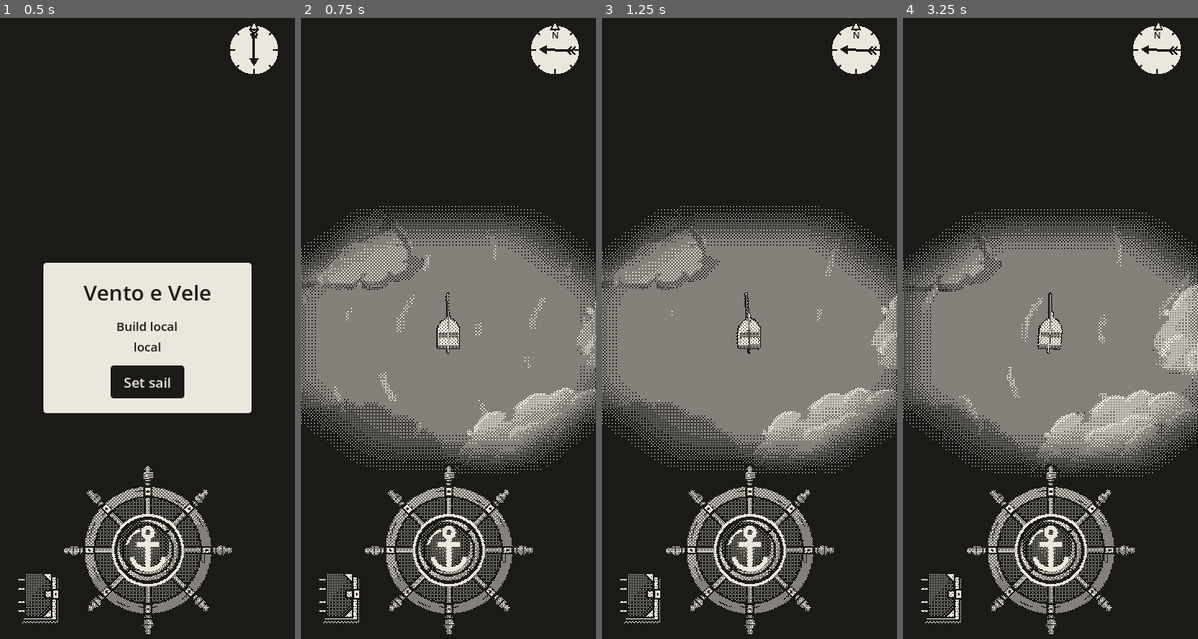
Above: before the commit, frames 1-4 (left to right).
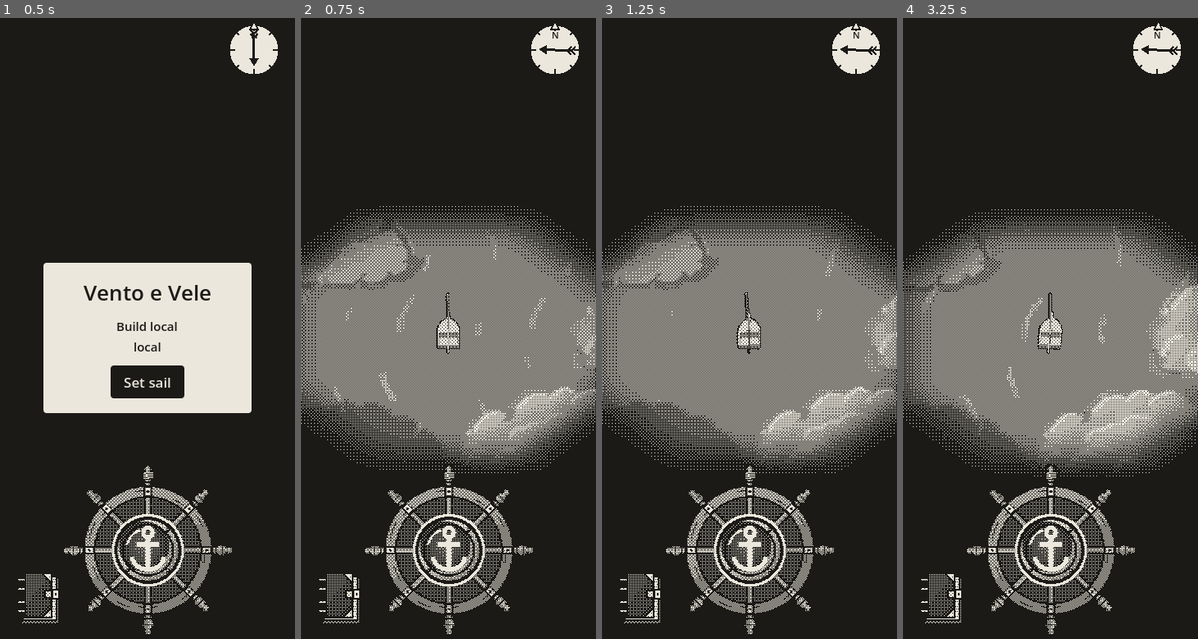
Above: after the commit, the same moments.

Repository: EnricoLabarile/Sail
Game: Godot game, scene res://Assets/Scenes/Overworld.tscn
The game is run twice, just before and just after one commit, with the same random seed, the same clock (stepped at 60 frames per second) and the same inputs.
Inputs (mouse positions are in pixels of both pictures, inside the frame that each line leads up to):
- Up to frame 1 (0.5 s): no input
- Up to frame 2 (0.75 s): click "Set sail" at 0.5 s
- Up to frame 3 (1.25 s): no input
- Up to frame 4 (3.25 s): tap Enter (ui_accept) at 1.25, 1.52 s; move the mouse to (1115, 303) at 1.27 s; hold Right (ui_right) 1.28-2 s; click (1115, 303) at 1.42 s; drag from (991, 371) to (1035, 471) at 2.02 s; move the mouse to (1080, 191) at 2.77 s; hold Right (ui_right) from 2.78 s (still down)

Frame 1 is identical in both runs. In frame 2, 0.1% of the frame differs, in the area x 1-100%, y 31-73%; in frame 3, less than 0.1%; in frame 4, 0.2%, in the area x 3-100%, y 31-74%.

Commit message:
Revert the dotted clouds (overlapping clouds z-fought); back to see-through clouds
Co-Authored-By: Claude Opus 5.5 <noreply@anthropic.com>
Claude-Session: https://claude.ai/code/session_0154zeqDuhZHz7ZXLE21BuMs

Diff:
--- a/Assets/Boat/boat.tscn
+++ b/Assets/Boat/boat.tscn
@@ -64,7 +64,6 @@
 transform = Transform3D(-4.371139e-08, 0, -1, 0, 1, 0, 1, 0, -4.371139e-08, 0, 0.23171997, 0)
 
 [node name="Camera3D" type="Camera3D" parent="." unique_id=1565566446]
-cull_mask = 1048571
 keep_aspect = 0
 projection = 1
 current = true
--- a/Assets/Boat/boat_outline.gdshader
+++ b/Assets/Boat/boat_outline.gdshader
@@ -13,7 +13,6 @@
 uniform vec4 outline_color : source_color = vec4(0.106, 0.102, 0.090, 1.0);   // ink (#1b1a17)
 uniform float outline_width = 1.5;   // how thick the line is, in phone points (the 360 x 800 screen)
 uniform float water_level = 0.0;     // the sea's height: boat below it is under water and gets no outline
-uniform float max_height = 8.0;      // solid things higher than this (the clouds) get no outline either
 
 void vertex() {
 	// Stretch the rectangle (a 1 x 1 QuadMesh, corners at -0.5 and 0.5) over the whole screen,
@@ -36,7 +35,7 @@
 	vec4 view = inv_projection * vec4(ndc, 1.0);
 	view.xyz /= view.w;
 	vec3 world = (inv_view * vec4(view.xyz, 1.0)).xyz;
-	return world.y > water_level && world.y < max_height;
+	return world.y > water_level;
 }
 
 void fragment() {
--- a/Assets/Landscape/clouds/cloud.gdshader
+++ /dev/null
@@ -1,31 +0,0 @@
-// A CLOUD, cut out in dots: every pixel is either cloud or what's under it, never a mix (1-bit, like the
-// rest). Where the picture is half see-through (its soft edge), only some of its pixels are kept, in the same
-// 4 x 4 Bayer pattern as the dither (dither.gdshader): the edge stays soft, made of dots.
-// Being solid (not see-through), it's drawn with the solid things: no blending, no sorting.
-// (In Unreal: a Masked material with a dithered opacity mask.)
-// The cloud map for the shadows doesn't use this: it sees soft copies of the clouds (clouds.gd).
-shader_type spatial;
-render_mode unshaded, cull_disabled;   // no light on it; both faces drawn
-
-uniform sampler2D cloud_tex : source_color, filter_linear_mipmap;   // the cloud's picture (its alpha = how solid)
-uniform float opacity : hint_range(0.0, 1.0) = 1.0;                 // less = fewer dots kept: a thinner cloud
-
-// The 4 x 4 Bayer pattern: 16 thresholds spread evenly, so any share of the pixels can be kept as even dots.
-const float BAYER[16] = float[16](
-	 0.0,  8.0,  2.0, 10.0,
-	12.0,  4.0, 14.0,  6.0,
-	 3.0, 11.0,  1.0,  9.0,
-	15.0,  7.0, 13.0,  5.0
-);
-
-void fragment() {
-	vec4 picture = texture(cloud_tex, UV);
-	// This pixel's threshold, from where it is on the screen (its cell in the 4 x 4 pattern).
-	ivec2 cell = ivec2(mod(floor(FRAGCOORD.xy), 4.0));
-	float threshold = (BAYER[cell.y * 4 + cell.x] + 0.5) / 16.0;
-	// Less solid than its threshold: not drawn here (the sea shows through).
-	if (picture.a * opacity < threshold) {
-		discard;
-	}
-	ALBEDO = picture.rgb;
-}
--- a/Assets/Landscape/clouds/cloud_shadow.gdshader
+++ b/Assets/Landscape/clouds/cloud_shadow.gdshader
@@ -25,7 +25,6 @@
 // How far the shadow moves sideways for every metre of height it falls (the sun's slant), on x and z.
 uniform vec2 sun_shift = vec2(0.27, 0.27);
 uniform float shadow_opacity = 0.35;        // how dark under a solid cloud: 0 = no shadow, 1 = black
-uniform float max_height = 8.0;             // solid things higher than this are the clouds themselves: no shadow on them
 
 void vertex() {
 	// Stretch the rectangle (a 1 x 1 QuadMesh, corners at -0.5 and 0.5) over the whole screen.
@@ -47,9 +46,6 @@
 	if (depth > 0.0) {
 		// Something solid here (land, boat): its depth tells where it is (the Compatibility renderer's way).
 		point = screen_to_world(ndc, depth * 2.0 - 1.0, INV_PROJECTION_MATRIX, INV_VIEW_MATRIX);
-		if (point.y > max_height) {
-			discard;   // a cloud (they're solid, so they're in the depth buffer too): it doesn't shade itself
-		}
 	} else {
 		// Only sea: follow the line of sight through this pixel down to the water (height 0), as the fog does.
 		vec3 a = screen_to_world(ndc, 0.0, INV_PROJECTION_MATRIX, INV_VIEW_MATRIX);
--- a/Assets/Landscape/clouds/clouds.gd
+++ b/Assets/Landscape/clouds/clouds.gd
@@ -5,14 +5,11 @@
 ## pictures in cloud_textures, at a random place on the map, a random size and a random turn. Every frame
 ## they all move downwind (the way the wind blows, from the Wind autoload), and a cloud that drifts off one
 ## edge of the map comes back in from the opposite edge.
-## How solid each bit of a cloud is comes from the picture itself (its alpha, the PNG's transparency): the
-## clouds are cut out in dots (cloud.gdshader), each pixel either cloud or sea, the soft edge made of dots.
+## How see-through each bit of a cloud is comes from the picture itself (its alpha, the PNG's transparency).
 ## The clouds cast shadows on everything under them (sea, land, boat): a small camera looks down on the
 ## clouds alone and makes a "cloud map" (a SubViewport, like a Scene Capture 2D in Unreal), and a screen
 ## effect (cloud_shadow.gdshader) darkens every point of the world that has a cloud over it on that map.
-## The cloud map sees soft copies of the clouds (the old see-through material, on a render layer of their own
-## that only its camera sees), so the shadows keep their smooth edge.
-## (In Unreal: a few planes with a masked unlit material, moved every Tick.)
+## (In Unreal: a few planes with a translucent unlit material, moved every Tick.)
 
 @export var cloud_textures: Array[Texture2D] = []   # the pictures: the clouds use them in turn
 @export var cloud_count := 64        # how many clouds over the whole map
@@ -31,16 +28,11 @@
 @export var shadow_updates_per_second := 10.0           # how often the cloud map is drawn again (not every frame: the
 														# clouds move 0.2 m in a tenth of a second, less than a map pixel)
 
-@export var opacity := 1.0          # how solid the clouds are: less = fewer dots kept (cloud.gdshader)
-
-# The soft copies for the cloud map are on render layer 3 (value 4): the cloud-map camera sees only that layer,
-# and the game's camera (Boat/Camera3D, its Cull Mask) leaves it out.
-const MAP_LAYER := 4
+const CLOUD_LAYER := 2   # the clouds are on render layer 2 (value 2): the cloud-map camera sees only that layer
 
 const WORLD_SIZE := 504.0            # the map, a side (as Land.WORLD_SIZE): clouds wrap round inside it
 
 var clouds: Array[MeshInstance3D] = []
-var map_copies: Array[MeshInstance3D] = []   # map_copies[i] is the soft copy of clouds[i], for the cloud map
 var map_camera: Camera3D            # the camera looking down on the clouds (makes the cloud map)
 var map_wait := 0.0                 # seconds left before the cloud map is drawn again
 var shadow_material: ShaderMaterial # the screen effect that draws the shadows (cloud_shadow.gdshader)
@@ -50,47 +42,29 @@
 	set_sun_direction()
 	if cloud_textures.is_empty():
 		return                       # no pictures given: no clouds
-	# Two materials per picture (clouds with the same picture share them): the dotted one for the game, the
-	# soft see-through one for the cloud map.
-	var materials: Array[ShaderMaterial] = []
-	var soft_materials: Array[StandardMaterial3D] = []
+	# One material per picture (clouds with the same picture share it).
+	var materials: Array[StandardMaterial3D] = []
 	for texture in cloud_textures:
 		materials.append(make_material(texture))
-		soft_materials.append(make_soft_material(texture))
-	# The clouds, using the pictures in turn, each with its soft copy for the map (same mesh, same place).
+	# The clouds, using the pictures in turn.
 	for i in cloud_count:
 		var cloud := make_cloud(materials[i % materials.size()])
 		add_child(cloud)
 		clouds.append(cloud)
-		var copy := MeshInstance3D.new()
-		copy.mesh = cloud.mesh
-		copy.material_override = soft_materials[i % soft_materials.size()]
-		copy.layers = MAP_LAYER
-		copy.transform = cloud.transform
-		add_child(copy)
-		map_copies.append(copy)
 	if shadows_on:
 		add_cloud_map()
 		add_shadow_effect()
 
 
-## The game's cloud material: the picture cut out in dots (cloud.gdshader).
-func make_material(texture: Texture2D) -> ShaderMaterial:
-	var material := ShaderMaterial.new()
-	material.shader = load("res://Assets/Landscape/clouds/cloud.gdshader")
-	material.set_shader_parameter("cloud_tex", texture)
-	material.set_shader_parameter("opacity", opacity)
-	return material
-
-
-## The cloud map's material: the picture as it is, see-through where the PNG is (alpha), no light, both faces.
-## Soft, so the shadows made from it keep a smooth edge.
-func make_soft_material(texture: Texture2D) -> StandardMaterial3D:
+## A material that shows the picture as it is: no light on it (unshaded), see-through where the PNG is
+## (alpha), both faces drawn.
+func make_material(texture: Texture2D) -> StandardMaterial3D:
 	var material := StandardMaterial3D.new()
 	material.albedo_texture = texture
 	material.transparency = BaseMaterial3D.TRANSPARENCY_ALPHA
 	material.shading_mode = BaseMaterial3D.SHADING_MODE_UNSHADED
 	material.cull_mode = BaseMaterial3D.CULL_DISABLED
+	material.render_priority = 2     # see-through things: after the sea (0) and the shadows (1), before the fog (3)
 	return material
 
 
@@ -116,7 +90,7 @@
 	map_camera = Camera3D.new()
 	map_camera.projection = Camera3D.PROJECTION_ORTHOGONAL
 	map_camera.size = shadow_area                 # metres it sees, a side
-	map_camera.cull_mask = MAP_LAYER              # only the clouds' soft copies
+	map_camera.cull_mask = CLOUD_LAYER            # only the clouds
 	map_camera.rotation = Vector3(-PI / 2.0, 0.0, 0.0)   # looking straight down, north at the top
 	map_camera.position = Vector3(0.0, height + 10.0, 0.0)
 	map_camera.far = 30.0
@@ -128,7 +102,7 @@
 func add_shadow_effect() -> void:
 	shadow_material = ShaderMaterial.new()
 	shadow_material.shader = load("res://Assets/Landscape/clouds/cloud_shadow.gdshader")
-	shadow_material.render_priority = 1   # after the sea (0), before the fog (3) (the clouds are solid: drawn earlier)
+	shadow_material.render_priority = 1   # after the sea (0), before the clouds (2) and the fog (3)
 	shadow_material.set_shader_parameter("cloud_map", map_camera.get_viewport().get_texture())
 	shadow_material.set_shader_parameter("map_size", shadow_area)
 	shadow_material.set_shader_parameter("cloud_height", height)
@@ -157,13 +131,14 @@
 
 
 ## One cloud: a flat square lying level (a PlaneMesh faces up), at a random place, size and turn.
-func make_cloud(material: ShaderMaterial) -> MeshInstance3D:
+func make_cloud(material: StandardMaterial3D) -> MeshInstance3D:
 	var side := randf_range(size_min, size_max)
 	var plane := PlaneMesh.new()
 	plane.size = Vector2(side, side)
 	var cloud := MeshInstance3D.new()
 	cloud.mesh = plane
 	cloud.material_override = material
+	cloud.layers = CLOUD_LAYER   # on its own render layer, so the cloud-map camera sees only the clouds
 	var half := WORLD_SIZE / 2.0
 	cloud.position = Vector3(randf_range(-half, half), height, randf_range(-half, half))
 
@@ -180,9 +155,6 @@
 		# wrapf keeps a number inside a range: past one edge, it comes back from the other.
 		cloud.position.x = wrapf(cloud.position.x, -half, half)
 		cloud.position.z = wrapf(cloud.position.z, -half, half)
-	# The soft copies follow their clouds.
-	for i in map_copies.size():
-		map_copies[i].position = clouds[i].position
 	# The cloud map: a few times a second it moves over the boat and is drawn once more (UPDATE_ONCE). Not every
 	# frame: it's a second picture of the world, and drawing it costs about as much as a small scene.
 	if map_camera != null:
Not shown, removed: Assets/Landscape/clouds/cloud.gdshader.uid
Not shown, changed: CLAUDE.md
